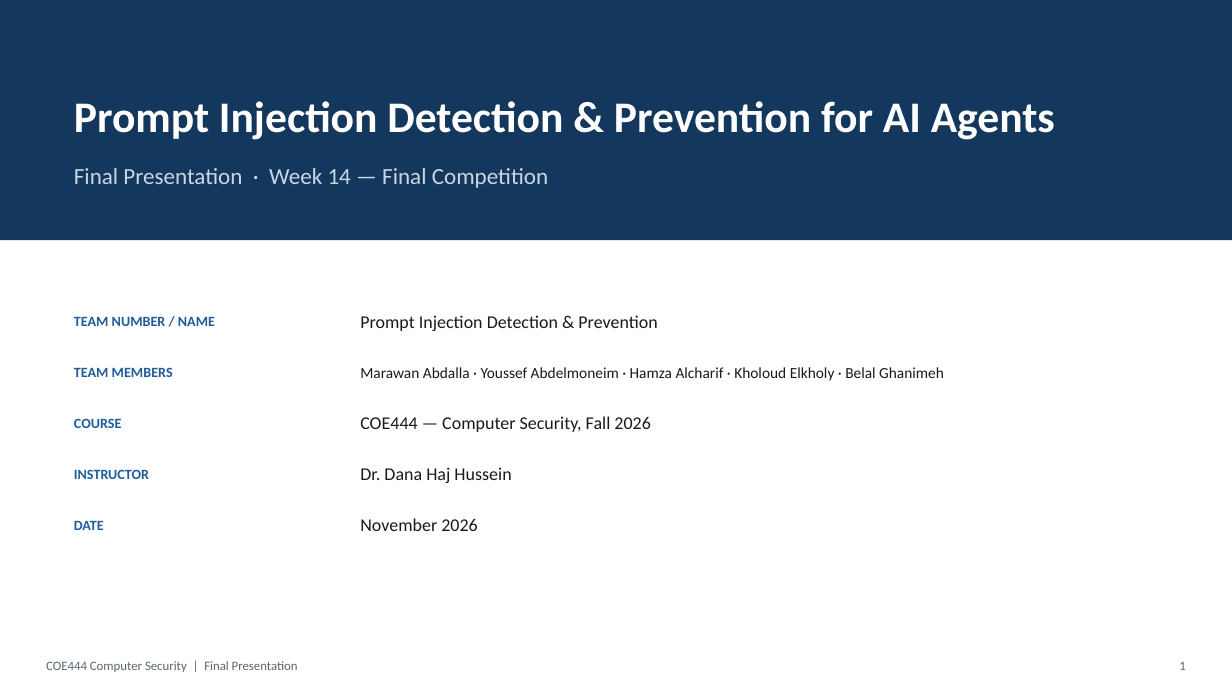
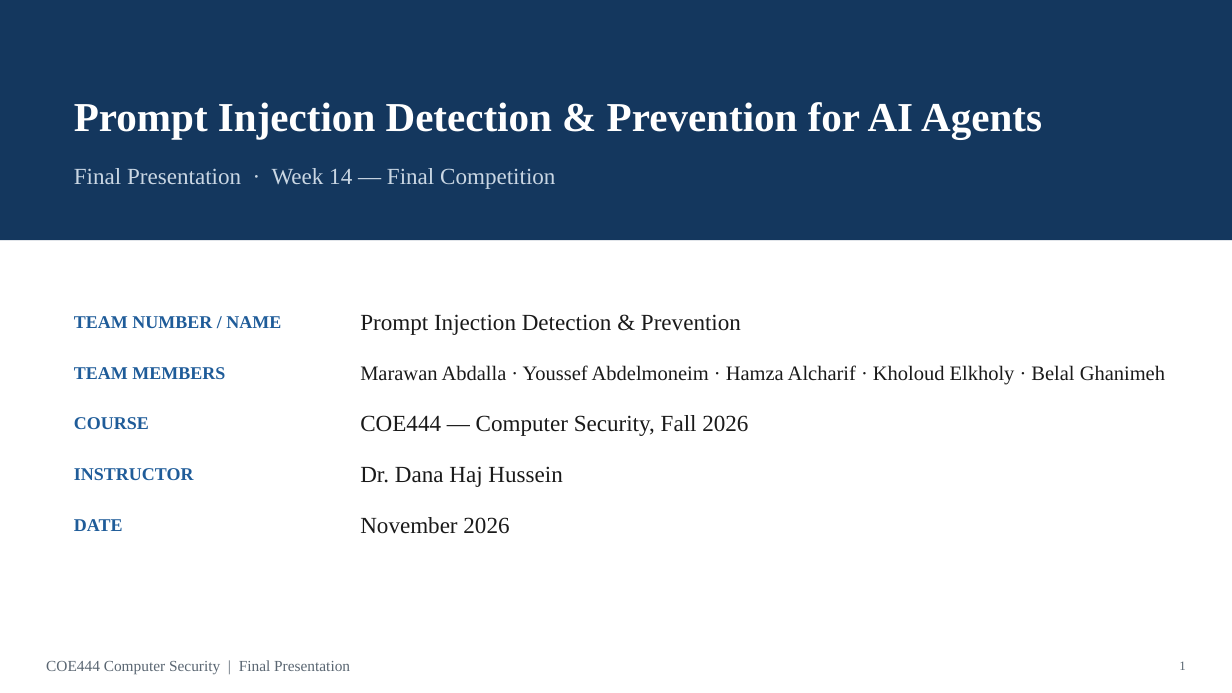
Before and after one commit to YYYoussef-Abdelmoneim/coe444-prompt-injection, a slide deck: slide 1 of docs/final/COE444_Final_Presentation.pptx. Drawn at 1232x693 pixels with LibreOffice and Linux fonts; fonts in the diff are those of the drawing. Boxes give left, top, right and bottom in pixels: in the first picture for what was removed or moved away, otherwise in the second. Text is boxed around its words. In the diff, an @@ line names an element or a change of style, - is before the commit and + after.

```diff
--- a/docs/final/COE444_Final_Presentation.pptx
+++ b/docs/final/COE444_Final_Presentation.pptx
@@ text "Prompt Injection Detection & Prevention ..." at [74, 102, 1042, 139]: size 34 to 32 pt, font Calibri to Times New Roman @@
@@ text "Final Presentation · Week 14 ..." at [74, 168, 555, 189]: font Calibri to Times New Roman @@
@@ text "Marawan Abdalla · Youssef Abdelmoneim ..." at [360, 365, 1165, 385]: size 12 to 16 pt, font Calibri to Times New Roman @@
@@ size 11 to 14 pt, font Calibri to Times New Roman in 5 elements at [74, 316, 281, 328], [74, 367, 225, 379], [74, 417, 149, 429], [74, 468, 194, 480], [74, 519, 123, 531] @@
@@ size 14 to 18 pt, font Calibri to Times New Roman in 4 elements at [360, 314, 741, 335], [360, 415, 748, 436], [360, 466, 562, 487], [360, 517, 509, 534] @@
@@ text "COE444 Computer Security | Final ..." at [46, 660, 350, 675]: size 10 to 12 pt, font Calibri to Times New Roman @@
@@ text "1" at [1179, 661, 1185, 670]: font Calibri to Times New Roman @@
```
Also in this commit, not shown: 4 other slides changed, 8 other files.
